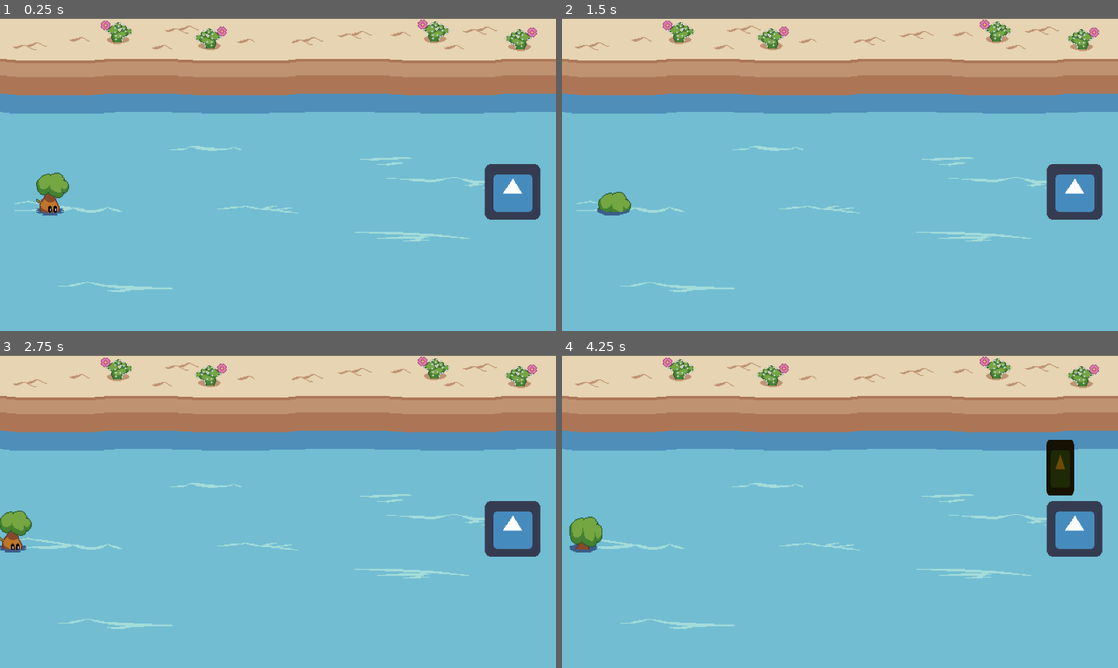
Above: before the commit, frames 1-4 (two rows, left to right).
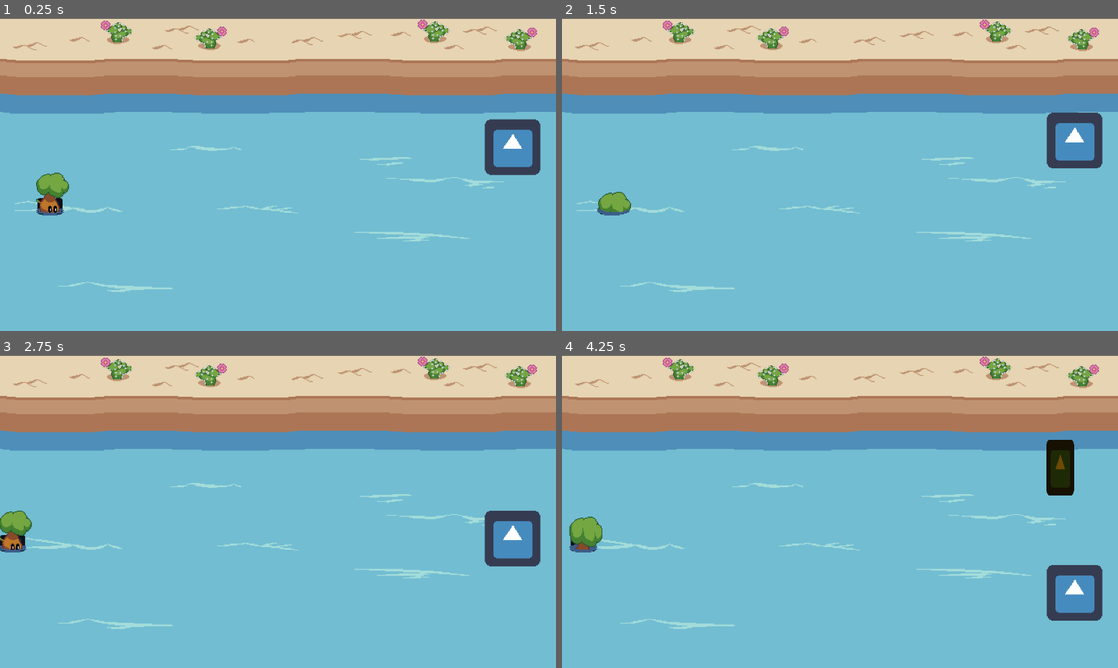
Above: after the commit, the same moments.

Repository: phillipsalbright/GGJ2023
Game: Godot game, scene res://src/water level/WaterLevel.tscn
Same seed, same stepped clock (60 frames per second), same inputs: the game is played once before the commit and once after it. The engine's default icon, where the game draws it, is replaced by a stand-in: a white triangle on a blue panel in a dark square.
Inputs:
- Up to frame 1 (0.25 s): no input
- Up to frame 2 (1.5 s): hold E (special) 0.53-1.28 s; hold D (move_right) from 0.53 s (still down); tap Space (jump) at 0.77 s; tap E (special) at 1.35 s
- Up to frame 3 (2.75 s): tap Space (jump) at 1.52 s; release D (move_right) at 2.03 s; hold A (move_left) from 2.03 s (still down); hold E (special) from 2.03 s (still down)
- Up to frame 4 (4.25 s): release A (move_left) at 2.78 s; release E (special) at 2.78 s; hold D (move_right) from 2.78 s (still down); tap E (special) at 2.85 s; tap Space (jump) at 3.02, 3.77 s; hold E (special) from 3.53 s (still down)

The runs differ from the first frame. In frame 1, 3.0% of the frame differs, in the area x 6-98%, y 32-65%; in frame 2, 3.3%; in frame 3, 1.2%; in frame 4, 3.6%, in the area x 1-98%, y 46-85%.
Error after the commit: Attempt to call function 'get_parent' in base 'null instance' on a null instance. (res://src/water)

Commit message:
more water level i guess

Diff:
--- a/src/Bullet.gd
+++ b/src/Bullet.gd
@@ -24,3 +24,11 @@
 	if body is Actor:
 		body.handle_damage(damage)
 	queue_free()
+
+
+# only for water player hurtbox
+func _on_Bullet_area_entered(area):
+	var player = area.get_parent().get_parent()
+	if player is Actor:
+		player.handle_damage(damage)
+	queue_free()
--- a/src/Bullet.tscn
+++ b/src/Bullet.tscn
@@ -23,5 +23,6 @@
 wait_time = 5.0
 autostart = true
 
+[connection signal="area_entered" from="." to="." method="_on_Bullet_area_entered"]
 [connection signal="body_entered" from="." to="." method="_on_Bullet_body_entered"]
 [connection signal="timeout" from="Lifetime" to="." method="_on_Lifetime_timeout"]
--- a/src/water level/WaterLevel.tscn
+++ b/src/water level/WaterLevel.tscn
@@ -47,11 +47,11 @@
 [node name="Player" parent="YSort" instance=ExtResource( 2 )]
 position = Vector2( 59, 215 )
 
+[node name="Rabbit" parent="YSort" instance=ExtResource( 3 )]
+position = Vector2( 590, 210 )
+
 [node name="LogSpawner" type="Timer" parent="."]
 wait_time = 3.0
 autostart = true
 
-[node name="Rabbit" parent="." instance=ExtResource( 3 )]
-position = Vector2( 590, 199 )
-
 [connection signal="timeout" from="LogSpawner" to="." method="_on_LogSpawner_timeout"]
--- a/src/water level/WaterPlayer.gd
+++ b/src/water level/WaterPlayer.gd
@@ -1,8 +1,5 @@
 extends KinematicBody2D
 
-
-var lane = 2
-var lane_positions = [145, 215, 275]
 
 # Variables to simulate sprite jumping
 var jumping = false
--- a/src/water level/WaterPlayer.tscn
+++ b/src/water level/WaterPlayer.tscn
@@ -1,7 +1,8 @@
-[gd_scene load_steps=8 format=2]
+[gd_scene load_steps=9 format=2]
 
 [ext_resource path="res://assets/Player Swim.png" type="Texture" id=1]
 [ext_resource path="res://src/water level/WaterPlayer.gd" type="Script" id=2]
+[ext_resource path="res://icon.png" type="Texture" id=3]
 
 [sub_resource type="RectangleShape2D" id=4]
 extents = Vector2( 14.5, 9.5 )
@@ -55,6 +56,18 @@
 "transitions": PoolRealArray( 1 ),
 "update": 0,
 "values": [ 0 ]
+}
+tracks/4/type = "value"
+tracks/4/path = NodePath("Sprite/Hurtbox/CollisionShape2D:disabled")
+tracks/4/interp = 1
+tracks/4/loop_wrap = true
+tracks/4/imported = false
+tracks/4/enabled = true
+tracks/4/keys = {
+"times": PoolRealArray( 0 ),
+"transitions": PoolRealArray( 1 ),
+"update": 1,
+"values": [ false ]
 }
 
 [sub_resource type="Animation" id=5]
@@ -96,6 +109,18 @@
 "update": 1,
 "values": [ -1, 0 ]
 }
+tracks/3/type = "value"
+tracks/3/path = NodePath("Sprite/Hurtbox/CollisionShape2D:disabled")
+tracks/3/interp = 1
+tracks/3/loop_wrap = true
+tracks/3/imported = false
+tracks/3/enabled = true
+tracks/3/keys = {
+"times": PoolRealArray( 0.4, 1.4 ),
+"transitions": PoolRealArray( 1, 1 ),
+"update": 1,
+"values": [ true, false ]
+}
 
 [sub_resource type="Animation" id=3]
 resource_name = "jump"
@@ -156,18 +181,33 @@
 }
 
 [node name="Player" type="KinematicBody2D"]
-collision_layer = 2
+collision_layer = 0
 collision_mask = 257
 script = ExtResource( 2 )
 
 [node name="CollisionShape2D" type="CollisionShape2D" parent="."]
 position = Vector2( -1.5, 0 )
 shape = SubResource( 4 )
+
+[node name="Sprite" type="Sprite" parent="CollisionShape2D"]
+modulate = Color( 0.270588, 0.290196, 0.301961, 1 )
+position = Vector2( 0, 0.500001 )
+scale = Vector2( 0.453125, 0.296875 )
+z_index = -1
+texture = ExtResource( 3 )
 
 [node name="Sprite" type="Sprite" parent="."]
 position = Vector2( 1, -15 )
 texture = ExtResource( 1 )
 hframes = 13
+
+[node name="Hurtbox" type="Area2D" parent="Sprite"]
+collision_layer = 2
+collision_mask = 0
+
+[node name="CollisionShape2D" type="CollisionShape2D" parent="Sprite/Hurtbox"]
+position = Vector2( -2.5, 15 )
+shape = SubResource( 4 )
 
 [node name="AnimationPlayer" type="AnimationPlayer" parent="."]
 autoplay = "swim"
--- /dev/null
+++ b/src/water level/WaterRabbit.gd
@@ -0,0 +1,35 @@
+extends KinematicBody2D
+
+
+const BULLET = preload("res://src/Bullet.tscn")
+
+var velocity = Vector2.ZERO
+var direction = Vector2.ZERO
+
+var speed = 250
+
+var lanes = [140, 210, 280, 210]
+var lane_idx = 0
+
+onready var player = get_tree().root.get_child(0).get_node("YSort/Player")
+
+
+# Called when the node enters the scene tree for the first time.
+func _ready():
+	pass # Replace with function body.
+
+
+func _physics_process(delta):
+	global_position.y = move_toward(global_position.y, lanes[lane_idx], speed * delta)
+
+
+func _on_ShootCountdown_timeout():
+	var bullet = BULLET.instance()
+	#bullet.direction = (player.global_position - global_position).normalized()
+	bullet.direction = Vector2(-1, 0)
+	bullet.global_position = global_position
+	player.get_parent().add_child(bullet)
+
+
+func _on_MoveTimer_timeout():
+	lane_idx = (lane_idx + 1) % 4
--- a/src/water level/WaterRabbit.tscn
+++ b/src/water level/WaterRabbit.tscn
@@ -1,14 +1,27 @@
-[gd_scene load_steps=3 format=2]
+[gd_scene load_steps=4 format=2]
 
 [ext_resource path="res://icon.png" type="Texture" id=1]
+[ext_resource path="res://src/water level/WaterRabbit.gd" type="Script" id=2]
 
 [sub_resource type="RectangleShape2D" id=1]
 extents = Vector2( 32, 32 )
 
 [node name="Rabbit" type="KinematicBody2D"]
+script = ExtResource( 2 )
 
 [node name="CollisionShape2D" type="CollisionShape2D" parent="."]
 shape = SubResource( 1 )
 
 [node name="Sprite" type="Sprite" parent="."]
 texture = ExtResource( 1 )
+
+[node name="ShootCountdown" type="Timer" parent="."]
+wait_time = 0.25
+autostart = true
+
+[node name="MoveTimer" type="Timer" parent="."]
+wait_time = 2.0
+autostart = true
+
+[connection signal="timeout" from="ShootCountdown" to="." method="_on_ShootCountdown_timeout"]
+[connection signal="timeout" from="MoveTimer" to="." method="_on_MoveTimer_timeout"]
